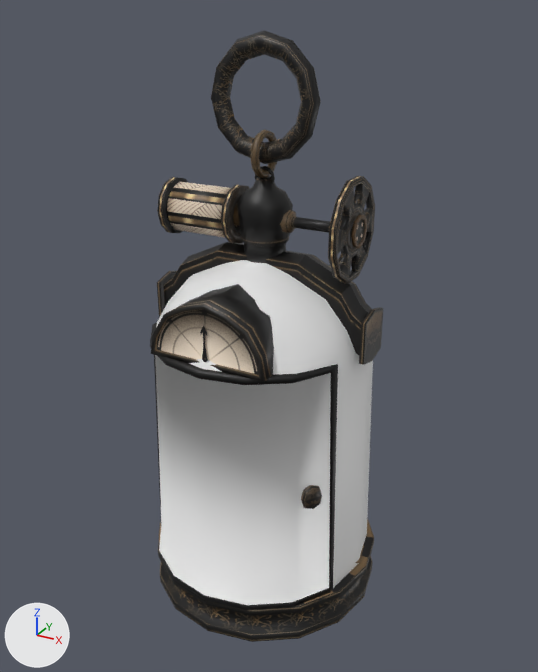
Two versions of the FBX model Procedural Map Generation/Assets/AmbientAssets/Elevator/Elevator.fbx, one commit apart.
Rendered twice from a 50 mm lens placed at (3.18, -5.71, 5.56), pointed at (0.04, 0.01, 2.7). Arrows for +X, +Y and +Z are at lower left; the lights stay in place. The first picture is the older version. Where no turn or scale is listed for an object, it has been applied to the vertices.

Before the edit, the objects in view are built like this:
```python
me_elevator = bpy.data.meshes.new('Elevator')
me_elevator.from_pydata(...)  # 1421 vertices, 1381 faces; spans x -1.16..1.16, y -1.19..1.16, z 0.01..5.4
# faces by material slot: [1287, 94]
me_elevator.materials.append(mat_material)  # picture img_elevatortxt_png
me_elevator.materials.append(mat_material_001)  # white #e7e7e7
ob_elevator = bpy.data.objects.new('Elevator', me_elevator)
ob_elevator.location = (0.0, 0.0, 0.0)
```
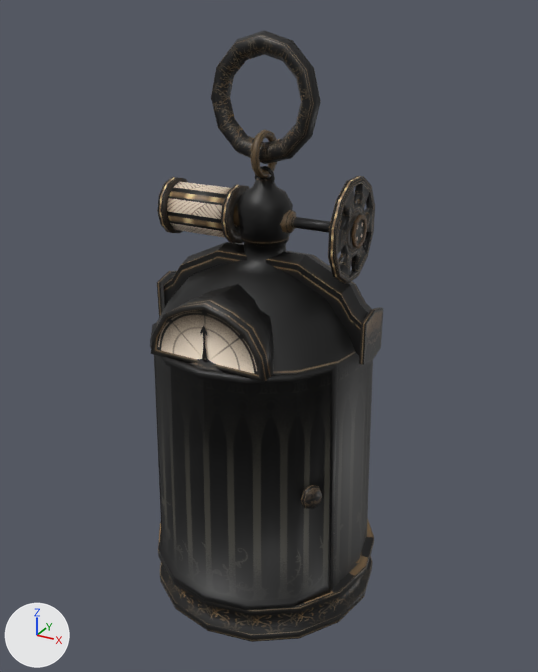
The change in detail:
me_elevator has 1421 vertices, 1381 faces and spans x -1.16..1.16, y -1.19..1.16, z 0.01..5.4.
me_elevator is used by ob_elevator; location (0.0, 0.0, 0.0).
me_elevator part 1: all 94 faces that had it switch from mat_material_001 (white #e7e7e7) to mat_material (picture img_elevatortxt_png).

What differs and where, as boxes (x1, y1, x2, y2) in the pictures (538 x 672 px):
part 1 of me_elevator, recoloured (white to black): (155, 260, 373, 605) in both
